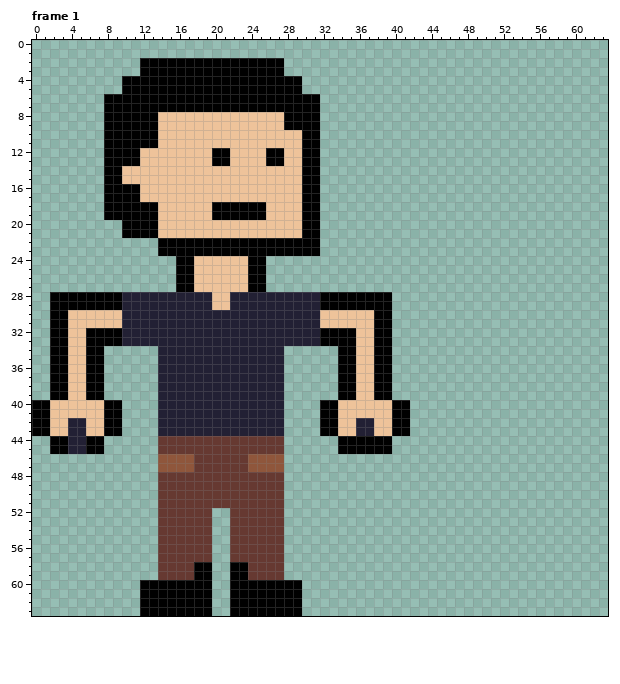
A pixel-art file gets an edit: docs/asset/Sprite-Carlos.aseprite. The first picture shows the starting point.
64x64 pixels, 2 frames. Shown: frame 1. The commit also changed other frames, which this record leaves out.
Once edited:
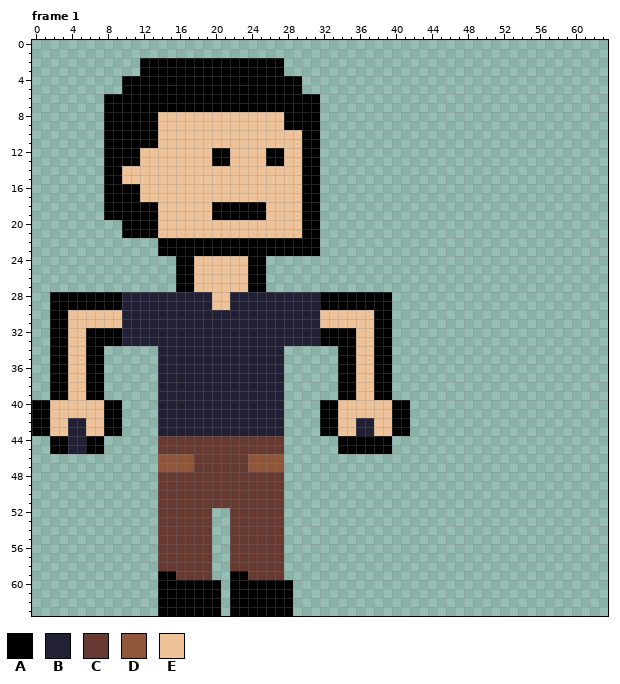
Palette (. is transparent): A #000000  B #222034  C #663931  D #8f563b  E #eec39a
Diff:
{"where": "frame 1"}
{"frame":1,"y":58,"x":18,"old":"AA","new":"CC"}
{"frame":1,"y":58,"x":22,"old":"AA","new":"CC"}
{"frame":1,"y":59,"x":14,"old":"CC","new":"AA"}
{"frame":1,"y":59,"x":18,"old":"AA","new":"CC"}
{"frame":1,"y":60,"x":12,"old":"AA","new":".."}
{"frame":1,"y":60,"x":20,"old":".","new":"A"}
{"frame":1,"y":60,"x":29,"old":"A","new":"."}
{"frame":1,"y":61,"x":12,"old":"AA","new":".."}
{"frame":1,"y":61,"x":20,"old":".","new":"A"}
{"frame":1,"y":61,"x":29,"old":"A","new":"."}
{"frame":1,"y":62,"x":12,"old":"AA","new":".."}
{"frame":1,"y":62,"x":20,"old":".","new":"A"}
{"frame":1,"y":62,"x":29,"old":"A","new":"."}
{"frame":1,"y":63,"x":12,"old":"AA","new":".."}
{"frame":1,"y":63,"x":20,"old":".","new":"A"}
{"frame":1,"y":63,"x":29,"old":"A","new":"."}
{"label":"changed","picture_box":[140,562,248,616]}
{"label":"erased","picture_box":[293,580,302,616]}
